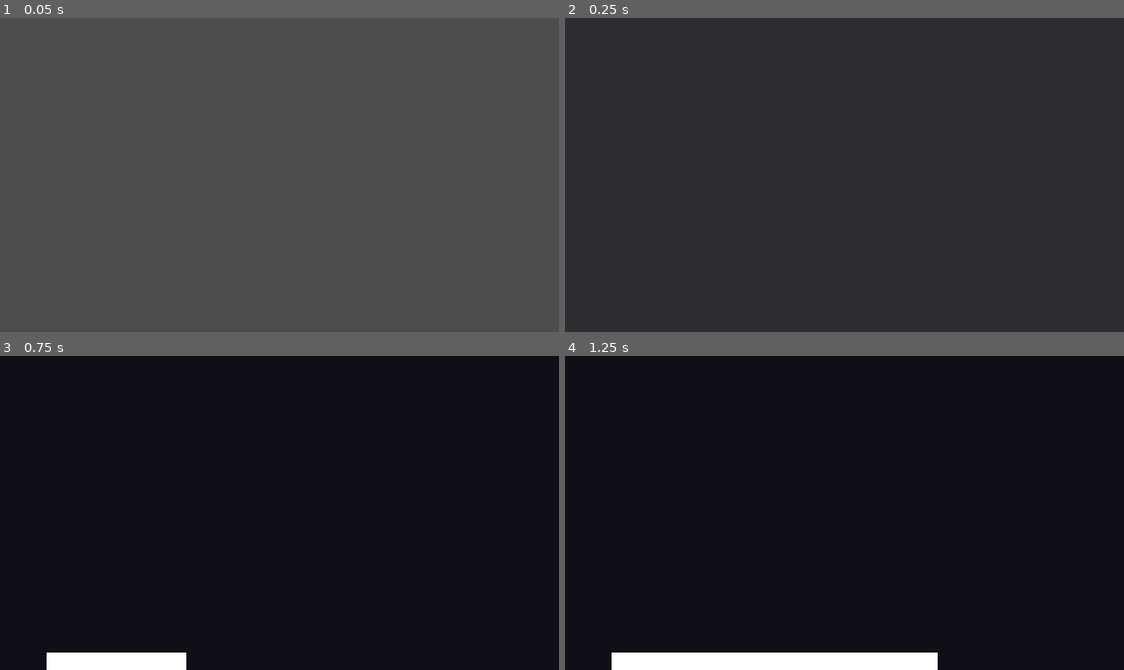
Above: before the commit, frames 1-4 (two rows, left to right).
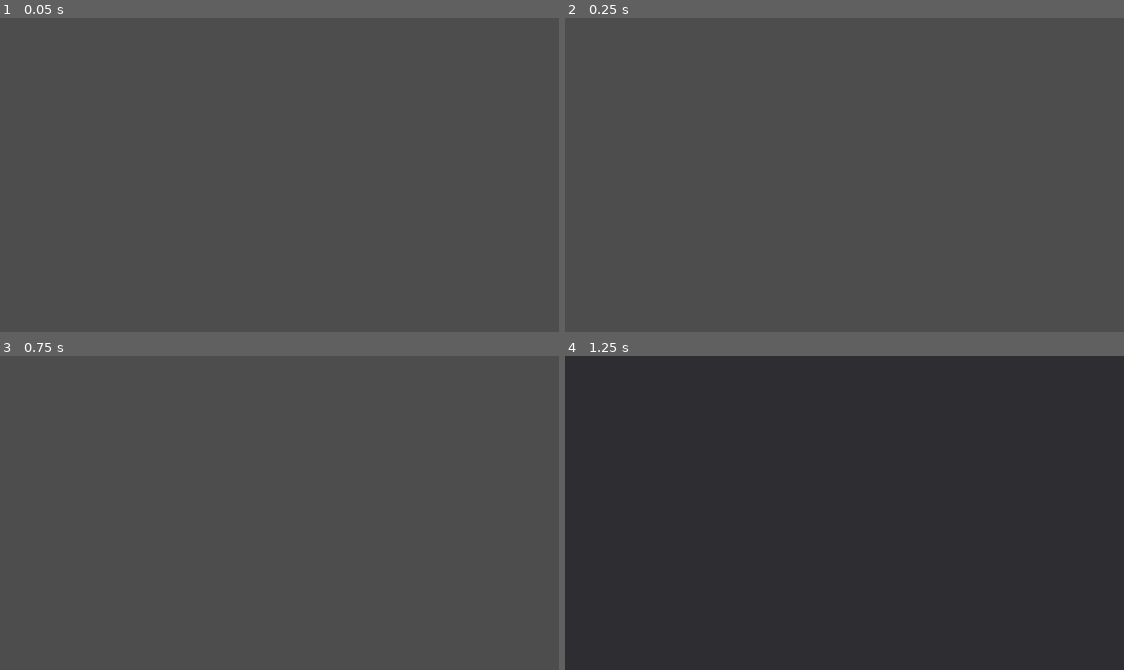
Above: after the commit, the same moments.

Repository: kuma-gee/my-first-game
Game: Godot game, scene res://game.tscn
Same seed, same stepped clock (60 frames per second), same inputs: the game is played once before the commit and once after it.
Inputs:
- Up to frame 1 (0.05 s): no input
- Up to frame 2 (0.25 s): no input
- Up to frame 3 (0.75 s): hold D (move_right) from 0.53 s (still down)
- Up to frame 4 (1.25 s): keep holding D (move_right); tap Space (jump) at 0.77 s

Frame 1 is identical in both runs. In frame 2, 100% of the frame differs, in the area x 0-100%, y 0-100%; in frame 3, 100%; in frame 4, 100%.

Commit message:
restore anim speed

Diff:
--- a/game.tscn
+++ b/game.tscn
@@ -1405,7 +1405,6 @@
 [node name="AnimationPlayer" type="AnimationPlayer" parent="."]
 process_mode = 3
 autoplay = "start"
-speed_scale = 5.0
 libraries = {
 "": SubResource("AnimationLibrary_onv6d")
 }
